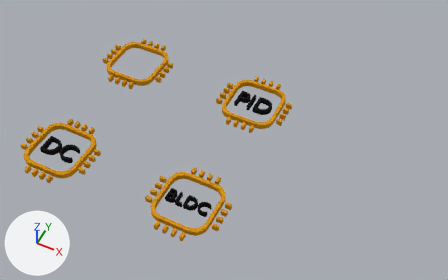
The Blender file config/resources/resources.blend: old version first, new version second.
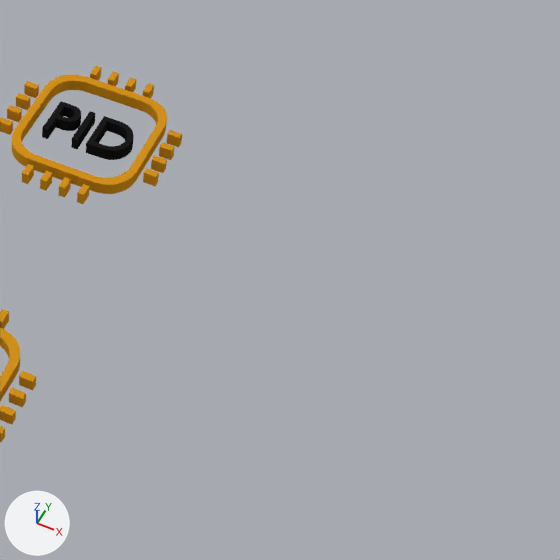
There are two pictures of each version: one whole from a 50 mm lens placed at (1.254, -3.001, 3.247), pointed at (-0.019, -0.454, 0.064), one close up on the part from 48% to 100% of the width and 18% to 100% of the height. Lighting does not change. The marker at lower left points along +X, +Y and +Z.

In view in the first close-up: 'controller_bldc', 'controller_pid'.
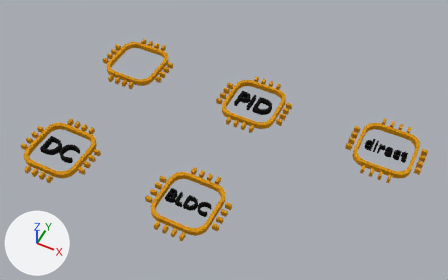
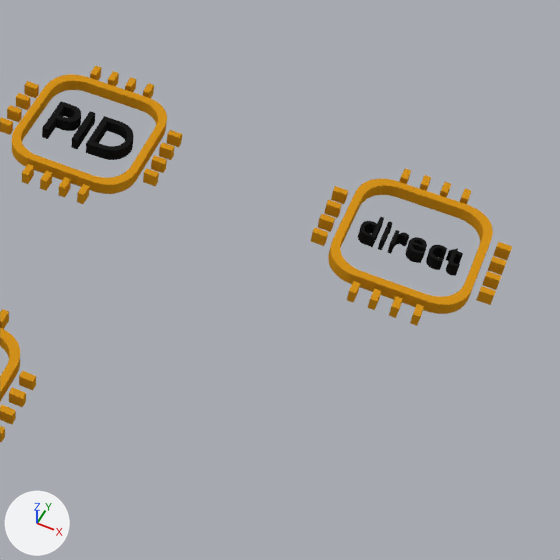
Commit message: Add direct controller resource

What changed in the scene script:
```text
Add me_controller_direct:
    me_controller_direct.from_pydata(...)  # 1238 vertices, 1333 faces; spans x -0.26..0.26, y -0.26..0.26, z 0.0..0.04
    # faces by material slot: [351, 982]
    me_controller_direct.materials.append(mat_orange)  # orange #d4921c
    me_controller_direct.materials.append(mat_black)  # black #1b1b1b
Add ob_controller_direct:
    ob_controller_direct = bpy.data.objects.new('controller_direct', me_controller_direct)
    ob_controller_direct.location = (1.0, 0.0, 0.0)
```

Changed parts and their boxes [x1, y1, x2, y2] in the close-ups (560 x 560 px):
'controller_direct', added (orange): after [311, 169, 512, 326]
    faces in mat_orange (orange #d4921c): [311, 169, 512, 326]
    faces in mat_black (black #1b1b1b): [358, 217, 463, 276]
